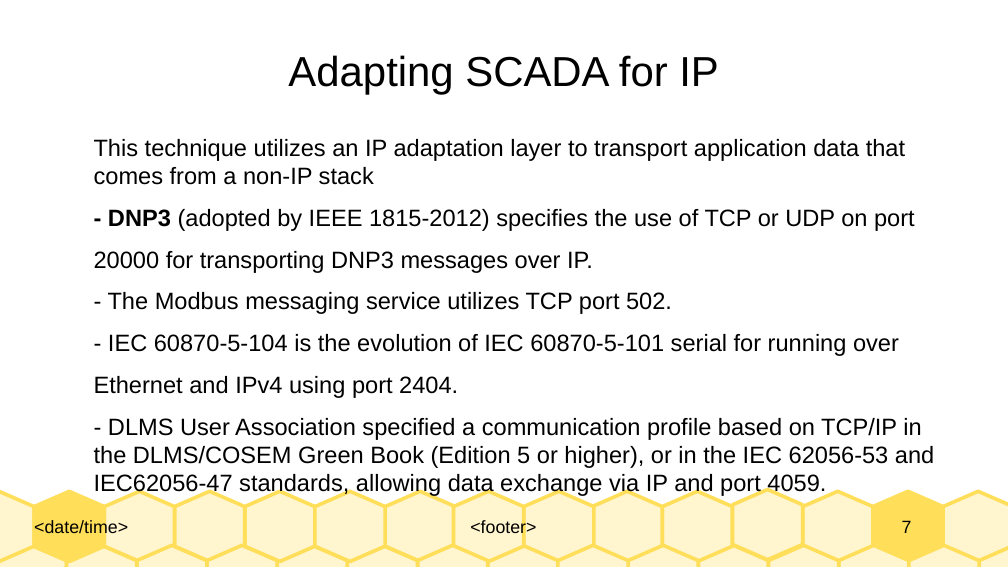
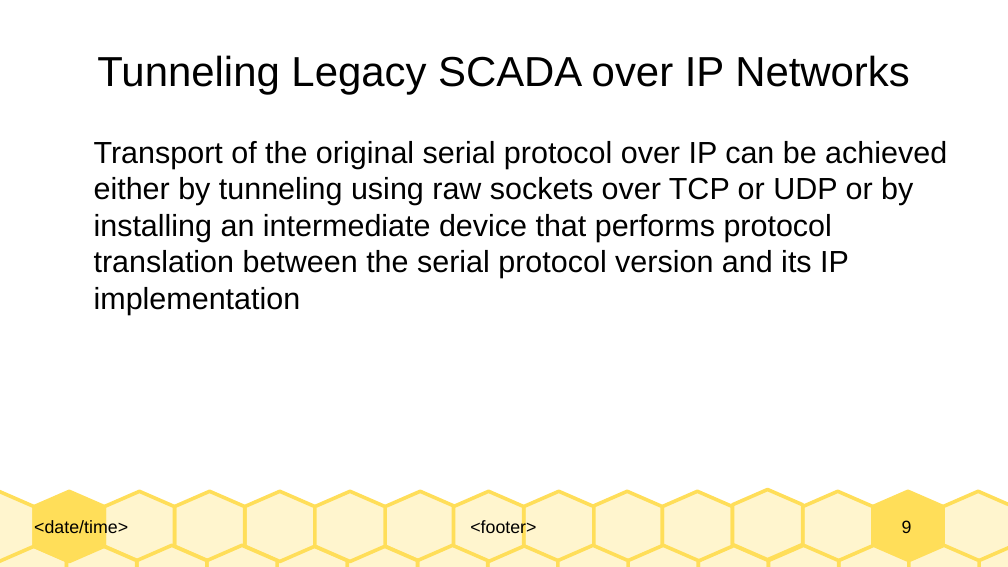
Before and after one commit to Dihfahsih1/Masters-Software-Engineering, a slide deck: slide 9 of yr-sem1/IoT/chapter-6-slides.odp (slide 7 before the commit). Drawn at 1008x567 pixels with LibreOffice and Linux fonts; fonts in the diff are those of the drawing. Boxes give left, top, right and bottom in pixels: in the first picture for what was removed or moved away, otherwise in the second. Text is boxed around its words. In the diff, an @@ line names an element or a change of style, - is before the commit and + after.

Commit message:
update the slides

```diff
--- a/yr-sem1/IoT/chapter-6-slides.odp
+++ b/yr-sem1/IoT/chapter-6-slides.odp
@@ title at bbox=[97, 55, 910, 95]: text changed @@
-Adapting SCADA for IP
+Tunneling Legacy SCADA over IP Networks
@@ text at bbox=[94, 141, 947, 315]: text changed; size 18.6 to 24 pt @@
-This technique utilizes an IP adaptation layer to transport application data that comes from a non-IP stack
-- DNP3 (adopted by IEEE 1815-2012) specifies the use of TCP or UDP on port
-20000 for transporting DNP3 messages over IP.
-- The Modbus messaging service utilizes TCP port 502.
-- IEC 60870-5-104 is the evolution of IEC 60870-5-101 serial for running over
-Ethernet and IPv4 using port 2404.
-- DLMS User Association specified a communication profile based on TCP/IP in the DLMS/COSEM Green Book (Edition 5 or higher), or in the IEC 62056-53 and IEC62056-47 standards, allowing data exchange via IP and port 4059.
+Transport of the original serial protocol over IP can be achieved either by tunneling using raw sockets over TCP or UDP or by installing an intermediate device that performs protocol translation between the serial protocol version and its IP implementation
@@ page number at bbox=[902, 520, 912, 533]: text changed @@
-7
+9
```
Also in this commit, not shown: 1 other slide changed, 5 slides added, 1 slide removed, 2 other files.
